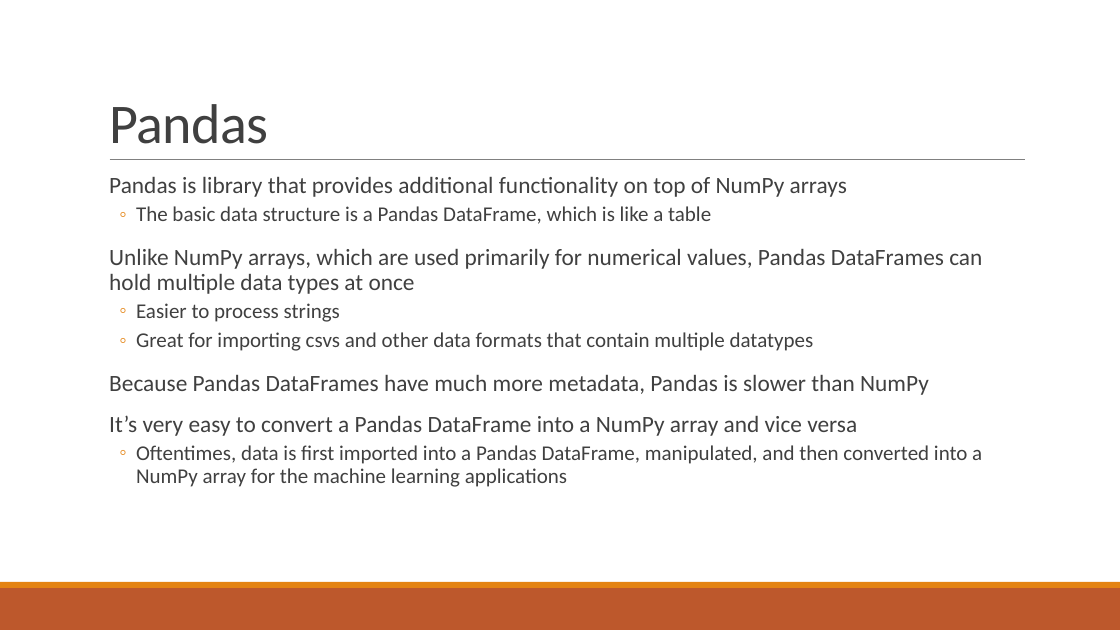
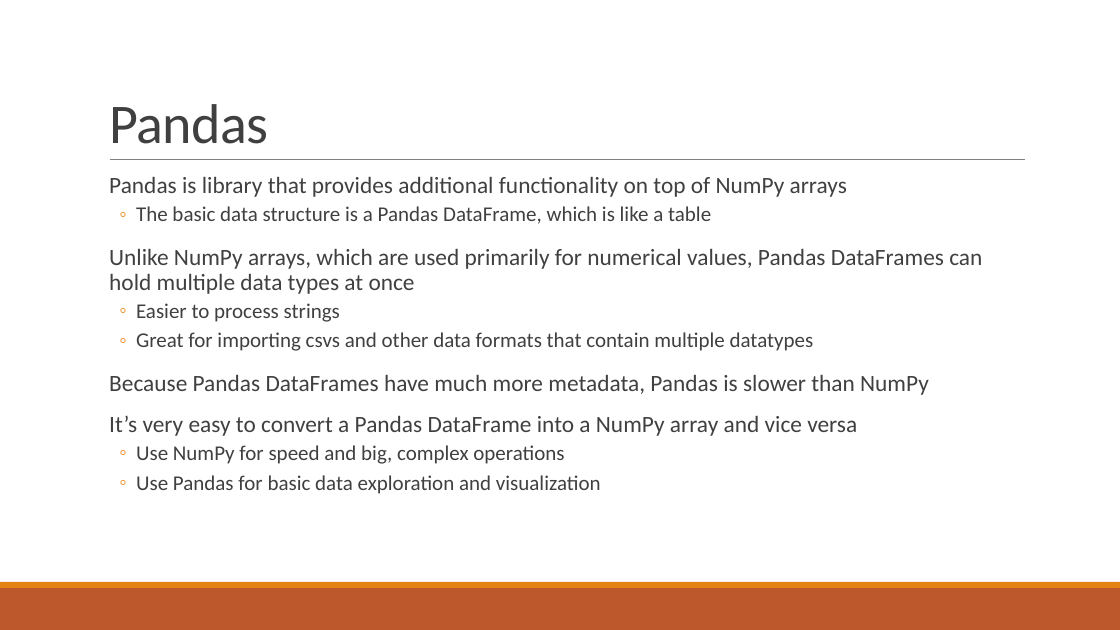
Before and after one commit to iamshang1/Projects, a slide deck: slide 7 of Misc/Python4ML/Python4ML.pptx. Drawn at 1120x630 pixels with LibreOffice and Linux fonts; fonts in the diff are those of the drawing. Boxes give left, top, right and bottom in pixels: in the first picture for what was removed or moved away, otherwise in the second. Text is boxed around its words. In the diff, an @@ line names an element or a change of style, - is before the commit and + after.

```diff
--- a/Misc/Python4ML/Python4ML.pptx
+++ b/Misc/Python4ML/Python4ML.pptx
@@ text at [136,445,601,494]: text changed @@
-  ◦ Oftentimes, data is first imported into a Pandas DataFrame, manipulated, and then converted into a NumPy array for the machine learning applications
+  ◦ Use NumPy for speed and big, complex operations
+  ◦ Use Pandas for basic data exploration and visualization
```
Also in this commit, not shown: 4 other slides changed.
